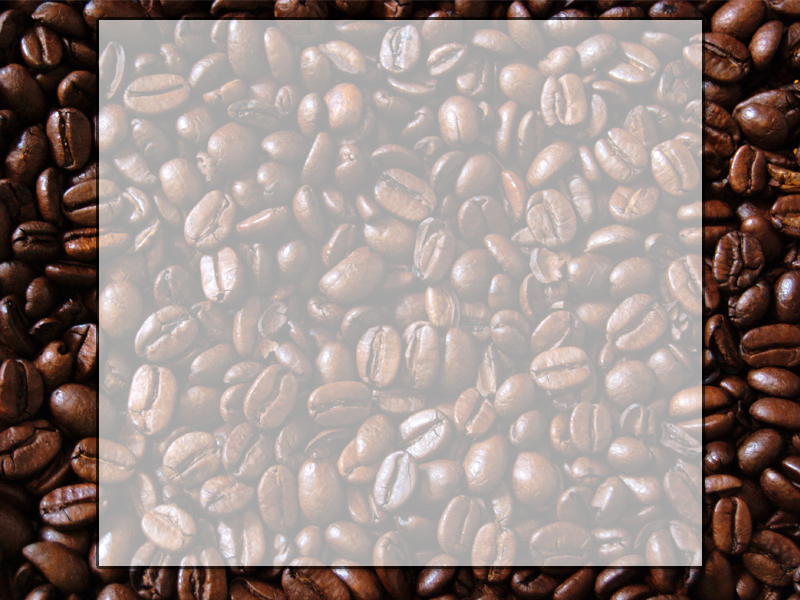
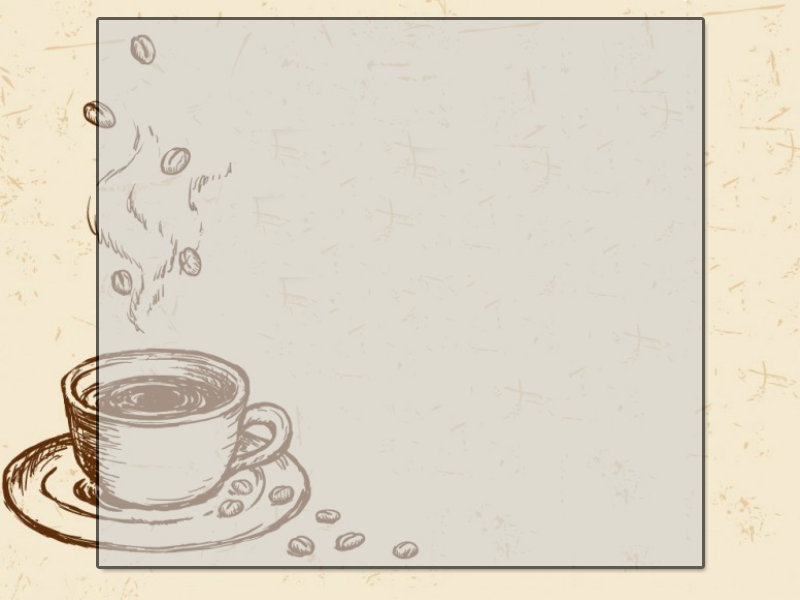
Layers edited between the first and the second 800x600 image:
"Retângulo 1": opacity 65% → 61%, painted on it, unmasked it over bbox(99, 20, 702, 566)
added layer "Camada 2" above "Camada 1" over bbox(0, 0, 800, 600)
